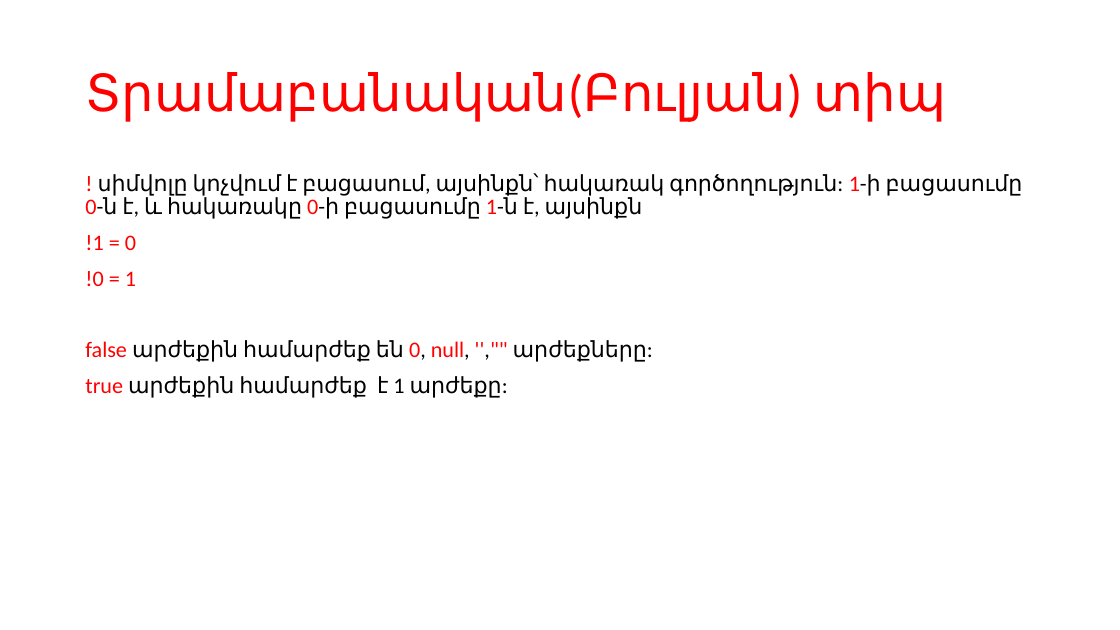
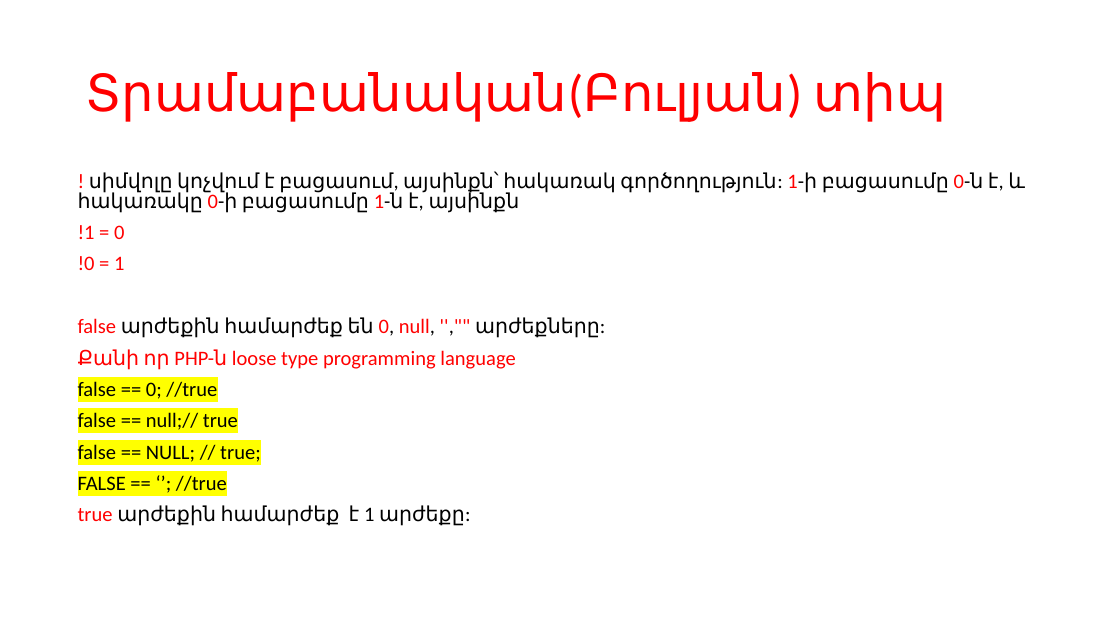
Before and after one commit to gevorgdarbinyan/Training, a slide deck: slide 15 of 5/Web ծրագրավորման դասընթաց - Դաս 5.pptx. Drawn at 1120x630 pixels with LibreOffice and Linux fonts; fonts in the diff are those of the drawing. Boxes give left, top, right and bottom in pixels: in the first picture for what was removed or moved away, otherwise in the second. Text is boxed around its words. In the diff, an @@ line names an element or a change of style, - is before the commit and + after.

```diff
--- a/5/Web ծրագրավորման դասընթաց - Դաս 5.pptx
+++ b/5/Web ծրագրավորման դասընթաց - Դաս 5.pptx
@@ text "! սիմվոլը կոչվում է բացասում, ...": place and size @@
-text "! սիմվոլը կոչվում է բացասում, ..." at bbox=[85, 173, 1023, 398]
+text "! սիմվոլը կոչվում է բացասում, ..." at bbox=[78, 171, 1025, 526]
@@ text at bbox=[78, 171, 1025, 526]: size 19 to 17.6 pt in "! սիմվոլը կոչվում է բացասում, այսինքն՝ հակառակ ...", "!1 = 0", "!0 = 1", "false արժեքին համարժեք են 0, null, '',"" ..." and 1 more places; line spacing 0.9 to 0.8 @@
@@ text at bbox=[78, 349, 515, 491]: paragraphs added @@
+Քանի որ PHP-ն loose type programming language
+false == 0; //true
+false == null;// true
+false == NULL; // true;
+FALSE == ‘’; //true
```
Also in this commit, not shown: 12 other slides changed, 3 slides added, 5 other files.
